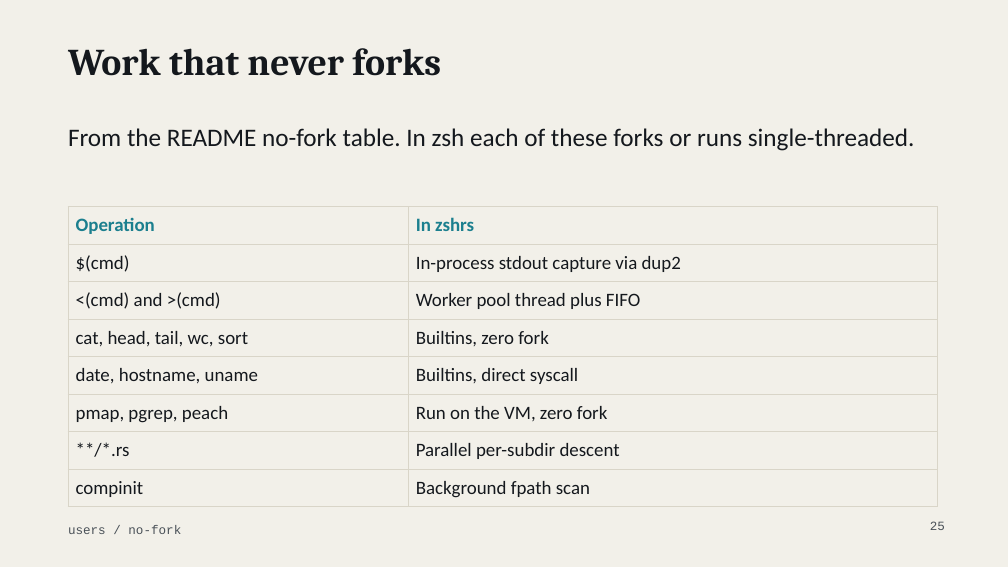
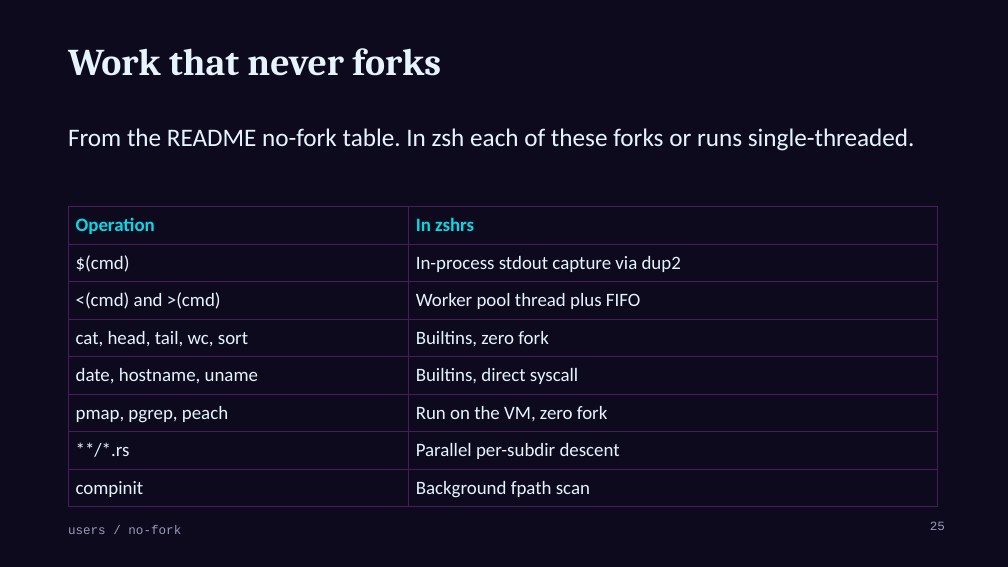
Before and after one commit to MenkeTechnologies/zshrs, a slide deck: slide 25 of docs/talk-users.pptx. Drawn at 1008x567 pixels with LibreOffice and Linux fonts; fonts in the diff are those of the drawing; background and template pictures are left out. Boxes give left, top, right and bottom in pixels: in the first picture for what was removed or moved away, otherwise in the second. Text is boxed around its words. In the diff, an @@ line names an element or a change of style, - is before the commit and + after.

```diff
--- a/docs/talk-users.pptx
+++ b/docs/talk-users.pptx
@@ background #F2F0E9 to #0D0A1E @@
@@ title "Work that never forks" at box(68, 48, 441, 76): text colour #14181D to #E6F4FF @@
@@ text "From the README no-fork table. ..." at box(68, 128, 915, 151): text colour #14181D to #E6F4FF @@
@@ table at box(68, 206, 938, 502) @@
@@ text colour #1B7F8E to #05D9E8 in "Operation", "In zshrs" @@
@@ text colour #14181D to #E6F4FF @@
@@ borders changed @@
@@ text "users / no-fork" at box(68, 525, 181, 534): text colour #4A5158 to #9A9AB8 @@
@@ page number at box(930, 521, 945, 530): text colour #4A5158 to #9A9AB8 @@
```
Also in this commit, not shown: 56 other slides changed, 2 other files.
